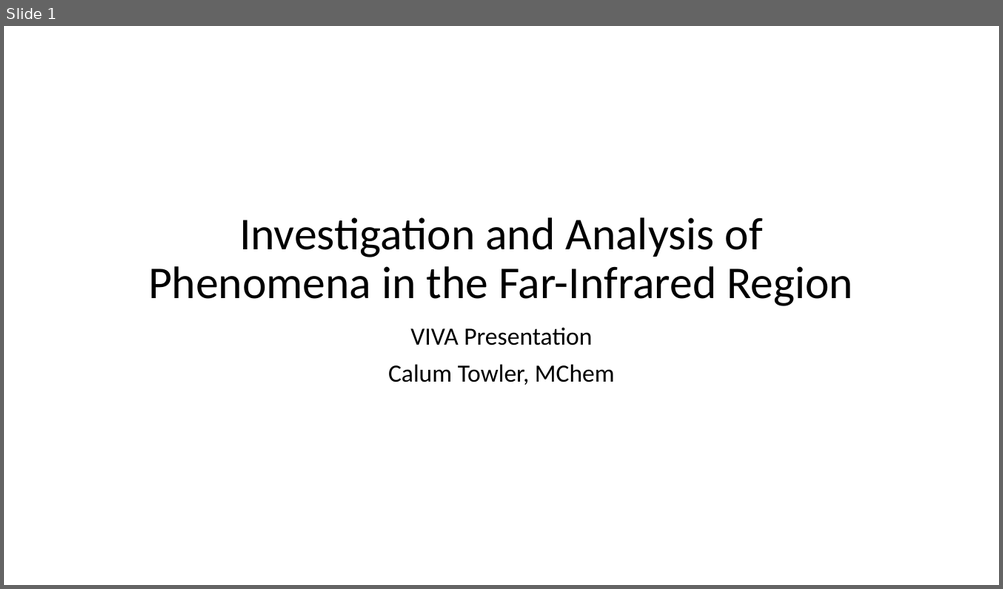
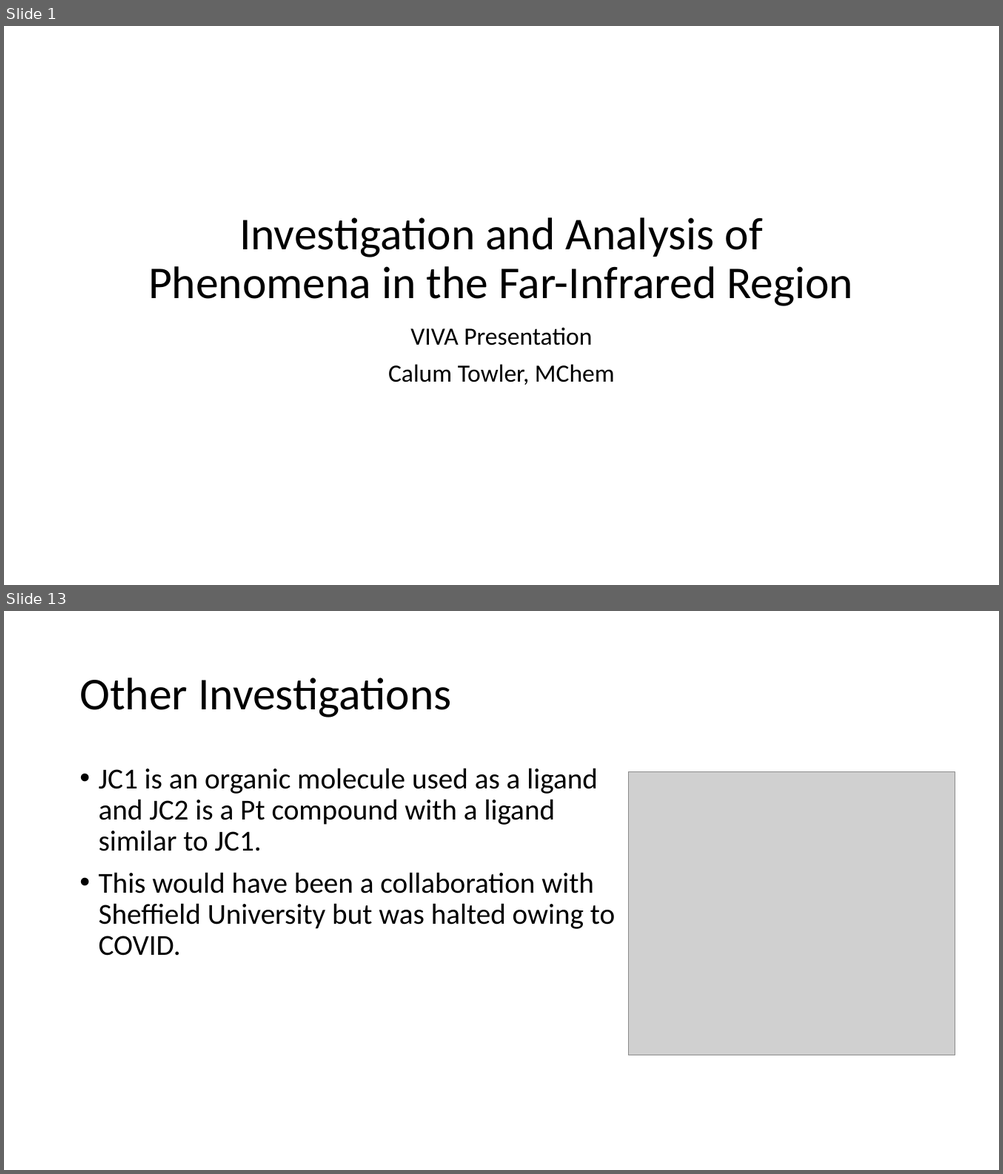
Before and after one commit to CalumTowler/Final-PhD-Files, a slide deck: VIVA_Presentation.pptx. Shown one above the other, each under a label of ours: slide 1 before the commit, slides 1 and 13 after it; the slides between them are not shown. The pictures are 1003x589 and 1003x1174 pixels, drawn with LibreOffice and Linux fonts; fonts in the diff are those of the drawing; grey boxes stand for pictures. Boxes give left, top, right and bottom in pixels: in the first picture for what was removed or moved away, otherwise in the second. Text is boxed around its words. In the diff, an @@ line names an element or a change of style, - is before the commit and + after.

```diff
--- a/VIVA_Presentation.pptx
+++ b/VIVA_Presentation.pptx
@@ slide 13 added at [4,611,999,1170], background #FFFFFF @@
@@ title added at [79,678,451,718], 44 pt, text #000000 @@
+Other Investigations
@@ text added at [99,768,614,956], 28 pt, text #000000 @@
+• JC1 is an organic molecule used as a ligand and JC2 is a Pt compound with a ligand similar to JC1.
+• This would have been a collaboration with Sheffield University but was halted owing to COVID.
@@ picture added at [629,772,956,1056] @@
```
Also in this commit, not shown: 1 slide changed, 11 other slides added, 4 slides removed.
